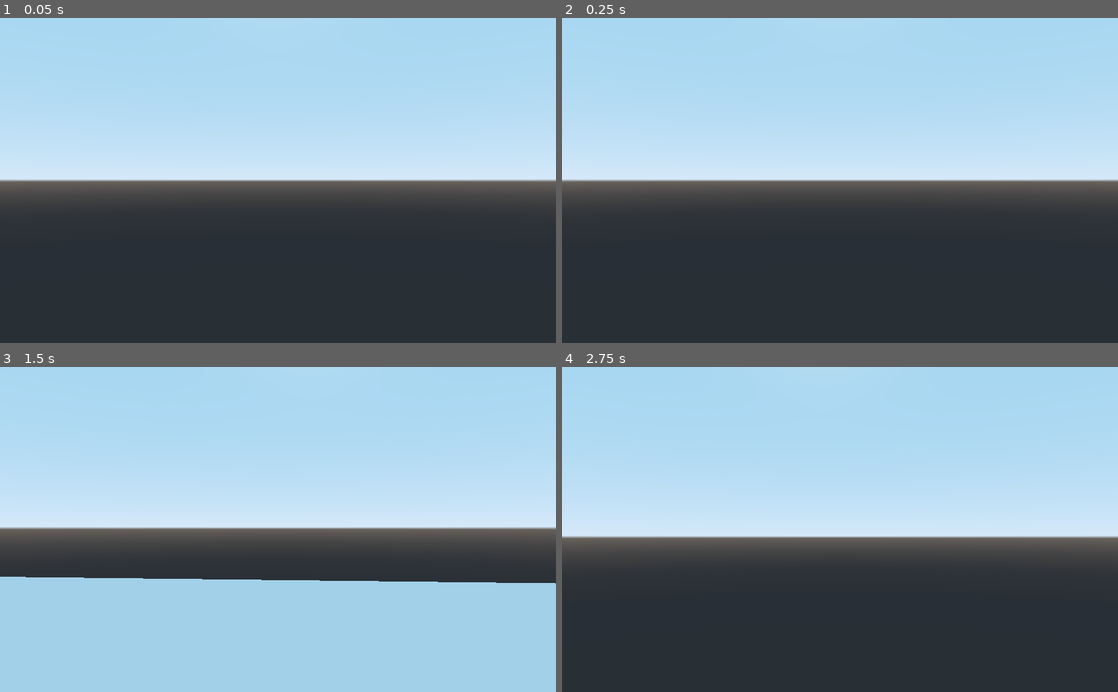
Above: before the commit, frames 1-4 (two rows, left to right).
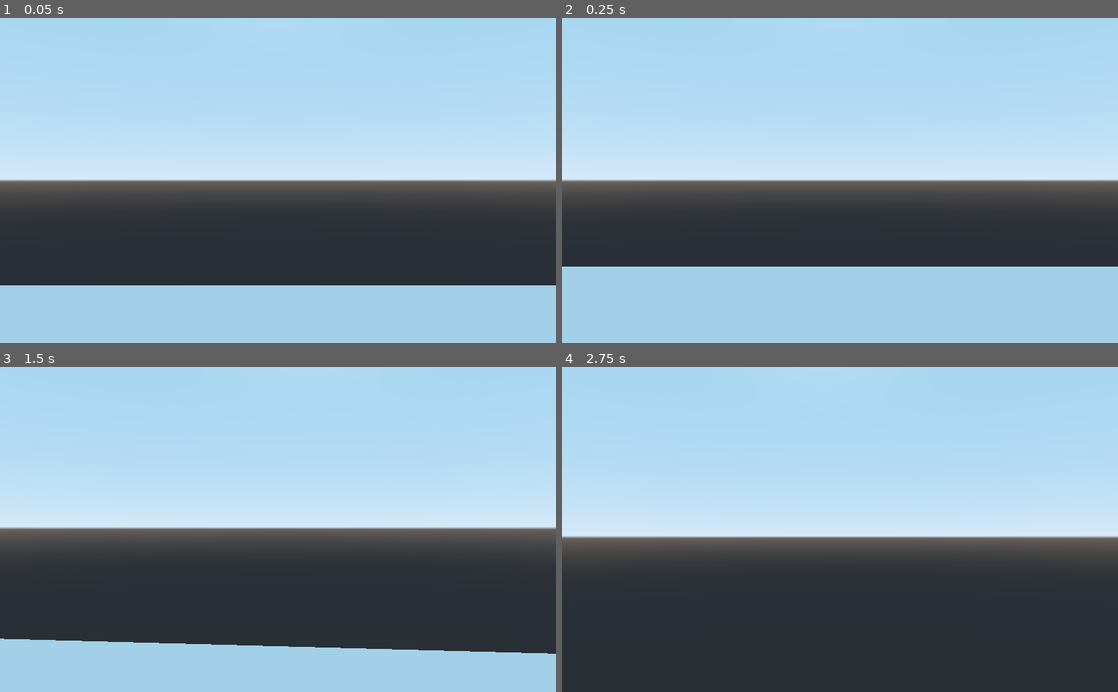
Above: after the commit, the same moments.

Repository: vitalya-dev/ProjectX
Game: Godot game, scene res://Main.tscn
Two runs of this game, one before a commit and one after it. Both use one fixed random seed, a clock stepped at 60 frames per second and the inputs below.
Inputs (mouse positions are in pixels of both pictures, inside the frame that each line leads up to):
- Up to frame 1 (0.05 s): no input
- Up to frame 2 (0.25 s): no input
- Up to frame 3 (1.5 s): move the mouse to (305, 529) at 0.52 s; hold W (move_forward) from 0.53 s (still down); tap Space (jump) at 0.6, 0.77, 1.07, 1.35 s; move the mouse to (250, 529) at 1.27 s
- Up to frame 4 (2.75 s): keep holding W (move_forward); tap Space (jump) at 1.52, 1.82, 2.1 s; move the mouse to (851, 523) at 2.02 s

The runs differ from the first frame. In frame 1, 18% of the frame differs, in the area x 0-100%, y 82-100%; in frame 2, 24%, in the area x 0-100%, y 76-100%; in frame 3, 20%; in frame 4, nothing differs.

Commit message:
Work On.

Diff:
--- a/FPS.gd
+++ b/FPS.gd
@@ -1,12 +1,13 @@
 extends KinematicBody
 
 var speed = 10
+var speed_modifier = 1
 var mouse_sense = 0.1
-var gravity = 9.8
-var gravity_vector = Vector3.ZERO
+var gravity = 20
+var fall = Vector3.ZERO
 var move: Vector3 = Vector3.ZERO
-var jump_impulse = 5
-
+var snap: Vector3 = Vector3.ZERO
+var jump_height = 1
 
 onready var head = $Head
 onready var camera = $Head/Camera
@@ -23,19 +24,25 @@
 		head.rotation.x = clamp(head.rotation.x, deg2rad(-89), deg2rad(89))
 
 func _process(delta):
-	#camera physics interpolation to reduce physics jitter on high refresh-rate monitors
-	pass
+	if Engine.get_frames_per_second() > Engine.iterations_per_second:
+		print("Jitter")
 
 func _physics_process(delta):
-	print(is_on_floor())
 	if is_on_floor():
+		snap = -get_floor_normal()
 		var f_input = Input.get_action_strength("move_backward") - Input.get_action_strength("move_forward")
 		var h_input = Input.get_action_strength("move_right") - Input.get_action_strength("move_left")
 		move = (transform.basis.x * h_input + transform.basis.z * f_input)
 		if move.length() > 0:
 			move = move.normalized()
-		gravity_vector = Vector3.ZERO
+		fall = Vector3.ZERO
+		if Input.is_action_just_pressed("jump"):
+			fall = Vector3.UP * (sqrt(2 * gravity * jump_height))
+			snap = Vector3.ZERO
+		speed_modifier = 1
 	else:
-		gravity_vector += Vector3.DOWN * gravity * delta
-		move = Vector3.ZERO
-	move_and_slide_with_snap(move * speed + gravity_vector, Vector3.DOWN, Vector3.UP)
+		fall += Vector3.DOWN * gravity * delta
+		snap = Vector3.DOWN
+		speed_modifier = 0.5
+
+	move_and_slide_with_snap(move * speed * speed_modifier + fall, snap, Vector3.UP)
--- a/Main.tscn
+++ b/Main.tscn
@@ -9,7 +9,7 @@
 [node name="Spatial" type="Spatial"]
 
 [node name="FPS" parent="." instance=ExtResource( 1 )]
-transform = Transform( 1, 0, 0, 0, 1, 0, 0, 0, 1, 0, 10, -3 )
+transform = Transform( 1, 0, 0, 0, 1, 0, 0, 0, 1, 0, 2, -2 )
 
 [node name="Floor" type="StaticBody" parent="."]
 transform = Transform( 32, 0, 0, 0, 1, 0, 0, 0, 14.96, 0, -2, 0 )
@@ -23,7 +23,10 @@
 shape = SubResource( 2 )
 
 [node name="Coub2" type="StaticBody" parent="."]
-transform = Transform( 1, 0, 0, 0, 1, 0, 0, 0, 1, 0, 0, 3 )
+transform = Transform( 1, 0, 0, 0, 0.707107, -0.707107, 0, 0.707107, 0.707107, 0, -1, 5 )
+__meta__ = {
+"_edit_group_": true
+}
 
 [node name="MeshInstance" type="MeshInstance" parent="Coub2"]
 mesh = SubResource( 1 )
--- a/project.godot
+++ b/project.godot
@@ -13,6 +13,10 @@
 config/name="ProjectX"
 run/main_scene="res://Main.tscn"
 config/icon="res://icon.png"
+
+[debug]
+
+settings/stdout/print_fps=true
 
 [input]
 
@@ -44,6 +48,7 @@
 
 [physics]
 
+common/physics_jitter_fix=2.0
 common/enable_pause_aware_picking=true
 
 [rendering]
